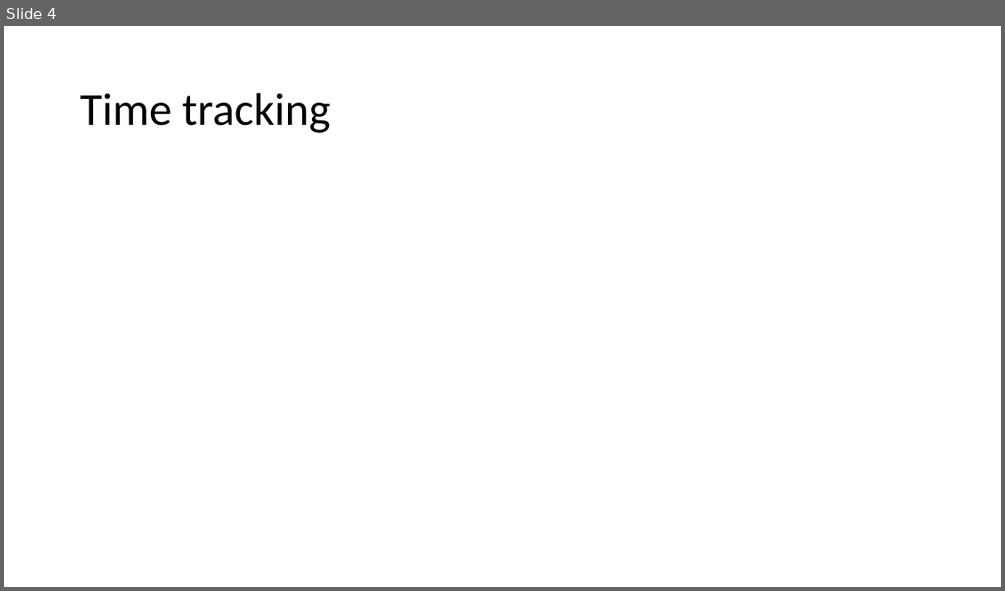
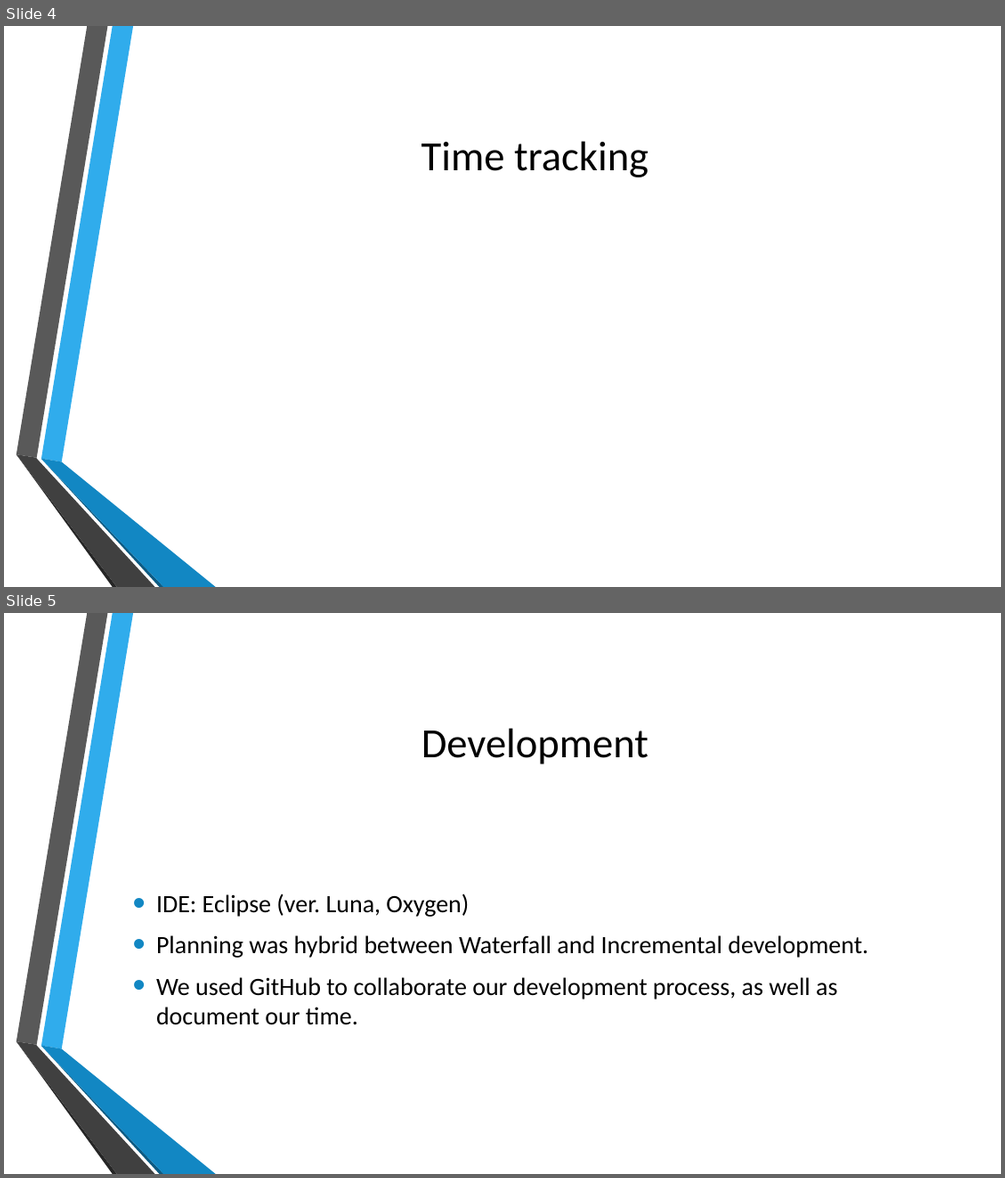
Before and after one commit to doominabox1/Card-Game, a slide deck: game_presentation.pptx. Shown one above the other, each under a label of ours: slide 4 before the commit, slides 4 and 5 after it. The pictures are 1005x591 and 1005x1178 pixels, drawn with LibreOffice and Linux fonts; fonts in the diff are those of the drawing; background and template pictures are left out. Boxes give left, top, right and bottom in pixels: in the first picture for what was removed or moved away, otherwise in the second. Text is boxed around its words. In the diff, an @@ line names an element or a change of style, - is before the commit and + after.

```diff
--- a/game_presentation.pptx
+++ b/game_presentation.pptx
@@ slide 5 added at <box>4,613,1001,1174</box>, background picture (left out); not listed: 6 template elements that a slide beside it also shows @@
@@ title added at <box>421,728,648,764</box>, 40 pt, text #000000 @@
+Development
@@ text added at <box>156,893,868,1025</box>, 24 pt, text #000000 @@
+• IDE: Eclipse (ver. Luna, Oxygen)
+• Planning was hybrid between Waterfall and Incremental development.
+• We used GitHub to collaborate our development process, as well as document our time.
@@ slide 4 changed as well @@
@@ title "Time tracking": place and size @@
-title "Time tracking" at <box>80,93,330,133</box>
+title "Time tracking" at <box>421,141,648,177</box>
@@ title "Time tracking" at <box>421,141,648,177</box>: size 44 to 40 pt; alignment left to centre; line spacing 0.9 to 1 @@
@@ group added at <box>16,26,216,587</box>: 6 freeform shapes @@
```
Also in this commit, not shown: 1 other slide changed, 5 other slides added, 5 slides removed, 10 other files.
